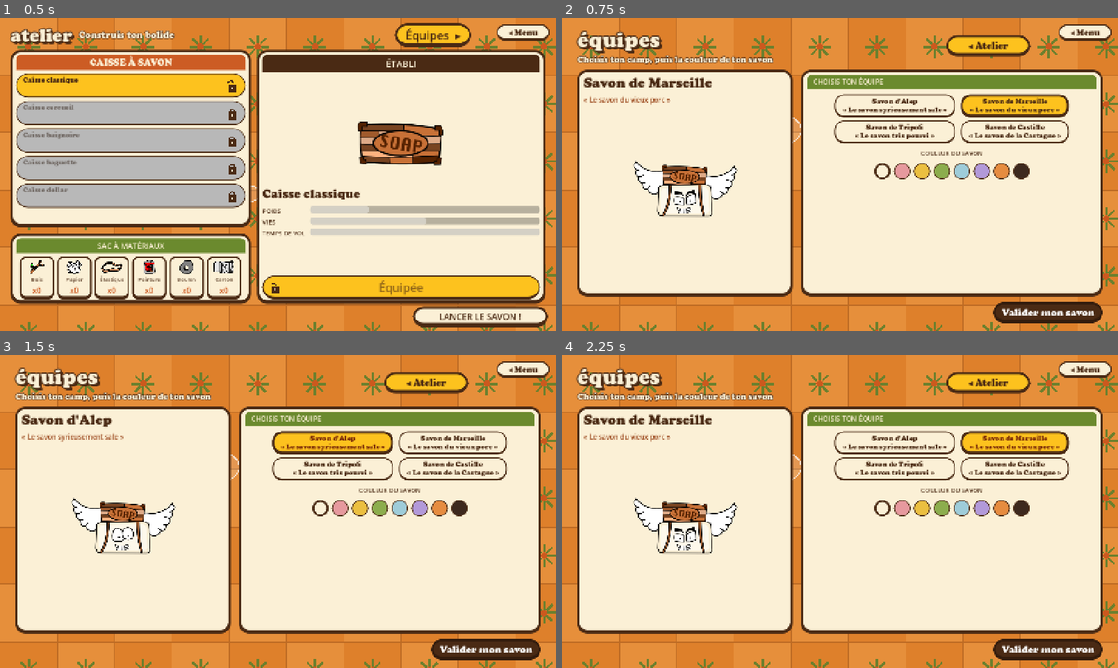
Above: before the commit, frames 1-4 (two rows, left to right).
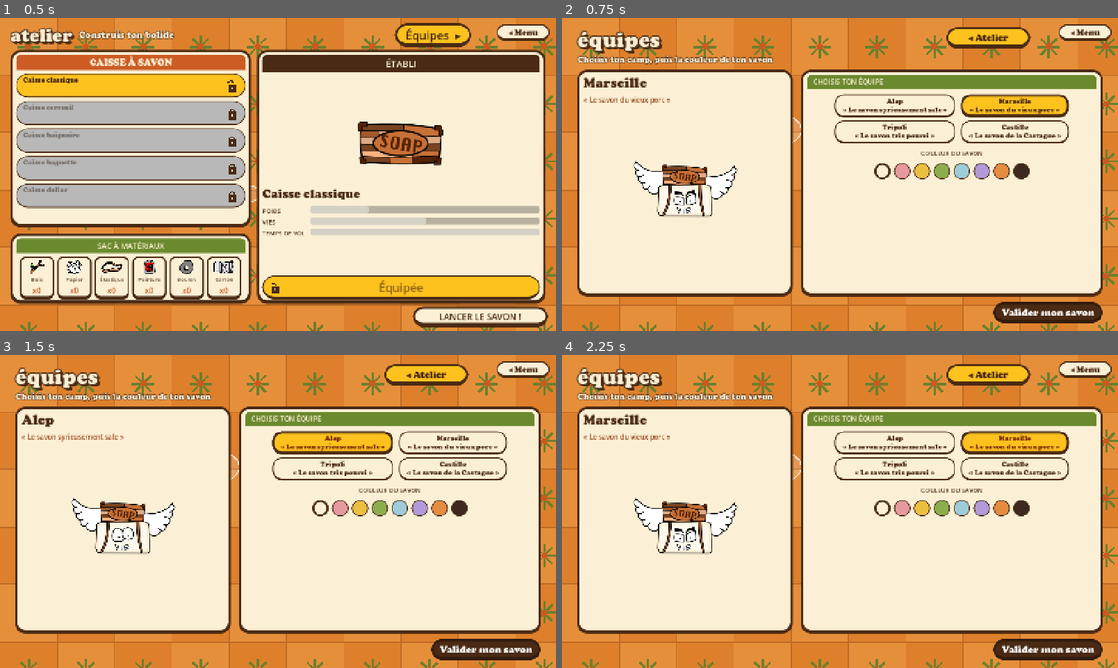
Above: after the commit, the same moments.

Repository: atostivint/LesAilesEtLaCaisse
Game: Godot game, scene res://scenes/atelier.tscn
The game is run twice, just before and just after one commit, with the same random seed, the same clock (stepped at 60 frames per second) and the same inputs.
Inputs:
- Up to frame 1 (0.5 s): no input
- Up to frame 2 (0.75 s): click "Équipes ▸" at 0.5 s
- Up to frame 3 (1.5 s): click "Savon d'Alep « Le savon syrie…" (after the commit: "Alep « Le savon syrieusement …") at 1.25 s
- Up to frame 4 (2.25 s): click "Savon de Marseille « Le savon…" (after the commit: "Marseille « Le savon du vieux…") at 2 s

Frame 1 is identical in both runs. In frame 2, 2.2% of the frame differs, in the area x 3-88%, y 2-37%; in frame 3, 2.0%; in frame 4, 2.1%.

Commit message:
Équipes : boutons du haut alignés en haut, noms des savons raccourcis
Co-Authored-By: Claude Haiku 5.5 <noreply@anthropic.com>

Diff:
--- a/scenes/equipes.tscn
+++ b/scenes/equipes.tscn
@@ -102,7 +102,7 @@
 
 [node name="Titres" type="VBoxContainer" parent="Marge/Main/Haut"]
 layout_mode = 2
-size_flags_vertical = 4
+size_flags_vertical = 0
 size_flags_horizontal = 3
 theme_override_constants/separation = 6
 
@@ -130,7 +130,7 @@
 [node name="Retour" type="Button" parent="Marge/Main/Haut"]
 custom_minimum_size = Vector2(220, 56)
 layout_mode = 2
-size_flags_vertical = 4
+size_flags_vertical = 0
 theme_override_colors/font_color = Color(0.29, 0.165, 0.078, 1)
 theme_override_fonts/font = ExtResource("3_font")
 theme_override_font_sizes/font_size = 24
@@ -165,7 +165,7 @@
 theme_override_colors/font_color = Color(0.29, 0.165, 0.078, 1)
 theme_override_fonts/font = ExtResource("3_font")
 theme_override_font_sizes/font_size = 36
-text = "Savon de Marseille\n« Le savon du vieux porc »"
+text = "Marseille\n« Le savon du vieux porc »"
 
 [node name="Phrase" type="Label" parent="Marge/Main/Corps/Apercu/ApercuBox"]
 unique_name_in_owner = true
@@ -217,7 +217,7 @@
 theme_override_colors/font_color = Color(0.29, 0.165, 0.078, 1)
 theme_override_fonts/font = ExtResource("3_font")
 theme_override_font_sizes/font_size = 18
-text = "Savon d'Alep\n« Le savon syrieusement sale »"
+text = "Alep\n« Le savon syrieusement sale »"
 
 [node name="Marseille" type="Button" parent="Marge/Main/Corps/Droite/DroiteBox/Equipes"]
 custom_minimum_size = Vector2(250, 60)
@@ -225,7 +225,7 @@
 theme_override_colors/font_color = Color(0.29, 0.165, 0.078, 1)
 theme_override_fonts/font = ExtResource("3_font")
 theme_override_font_sizes/font_size = 18
-text = "Savon de Marseille\n« Le savon du vieux porc »"
+text = "Marseille\n« Le savon du vieux porc »"
 
 [node name="Tripoli" type="Button" parent="Marge/Main/Corps/Droite/DroiteBox/Equipes"]
 custom_minimum_size = Vector2(250, 60)
@@ -233,7 +233,7 @@
 theme_override_colors/font_color = Color(0.29, 0.165, 0.078, 1)
 theme_override_fonts/font = ExtResource("3_font")
 theme_override_font_sizes/font_size = 18
-text = "Savon de Tripoli\n« Le savon tris pourri »"
+text = "Tripoli\n« Le savon tris pourri »"
 
 [node name="Castille" type="Button" parent="Marge/Main/Corps/Droite/DroiteBox/Equipes"]
 custom_minimum_size = Vector2(250, 60)
@@ -241,7 +241,7 @@
 theme_override_colors/font_color = Color(0.29, 0.165, 0.078, 1)
 theme_override_fonts/font = ExtResource("3_font")
 theme_override_font_sizes/font_size = 18
-text = "Savon de Castille\n« Le savon de la Castagne »"
+text = "Castille\n« Le savon de la Castagne »"
 
 [node name="CouleurTitre" type="Label" parent="Marge/Main/Corps/Droite/DroiteBox"]
 layout_mode = 2
--- a/scripts/equipes.gd
+++ b/scripts/equipes.gd
@@ -19,10 +19,10 @@
 ## Dans l'ordre des boutons de la grille.
 ## « visage » : index d'yeux et de bouche (voir personnage.gd).
 const EQUIPES := [
-	{"nom": "Savon d'Alep", "phrase": "« Le savon syrieusement sale »", "visage": 0},
-	{"nom": "Savon de Marseille", "phrase": "« Le savon du vieux porc »", "visage": 1},
-	{"nom": "Savon de Tripoli", "phrase": "« Le savon tris pourri »", "visage": 2},
-	{"nom": "Savon de Castille", "phrase": "« Le savon de la Castagne »", "visage": 3},
+	{"nom": "Alep", "phrase": "« Le savon syrieusement sale »", "visage": 0},
+	{"nom": "Marseille", "phrase": "« Le savon du vieux porc »", "visage": 1},
+	{"nom": "Tripoli", "phrase": "« Le savon tris pourri »", "visage": 2},
+	{"nom": "Castille", "phrase": "« Le savon de la Castagne »", "visage": 3},
 ]
 const JAUNE := Color(0.99, 0.76, 0.12, 1)
 const CREME := Color(0.984, 0.941, 0.839, 1)
